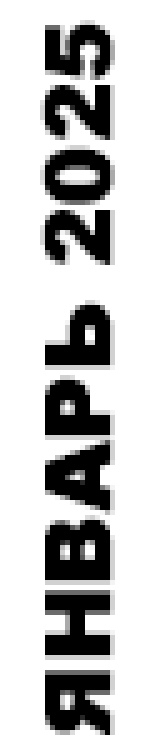
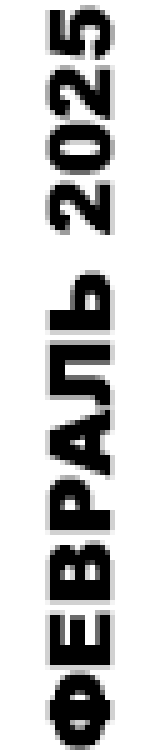
Layers edited between the first and the second 150 x 750 image:
renamed "ЯНВАРЬ 2025" to "ФЕВРАЛЬ 2025", painted on it over (40, 5, 115, 750)
